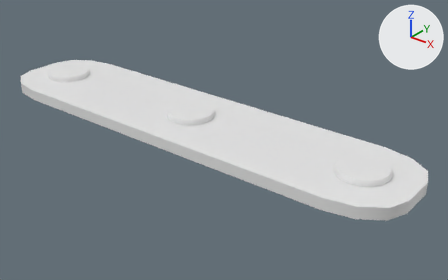
Before and after pictures for a commit that changed the FBX model Assets/ART/Models/Enviroment/Difficulties/diff_9.1.fbx.
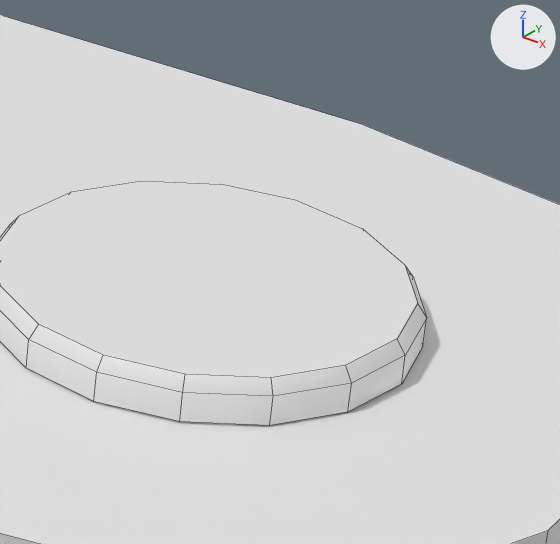
The first picture shows the older version from a 50 mm lens placed at (12.71, -14.13, 8.0), pointed at (1.06, 0.44, -1.03). The close-ups show the older and then the newer version on the part from 75% to 92% of the width and 47% to 72% of the height of that picture. Only the edits that show in the close-ups are written down. The axes (+X, +Y, +Z) are drawn at upper right. The lights are the same throughout. The close-ups show mesh edges as thin lines. Where no turn or scale is listed for an object, it has been applied to the vertices.
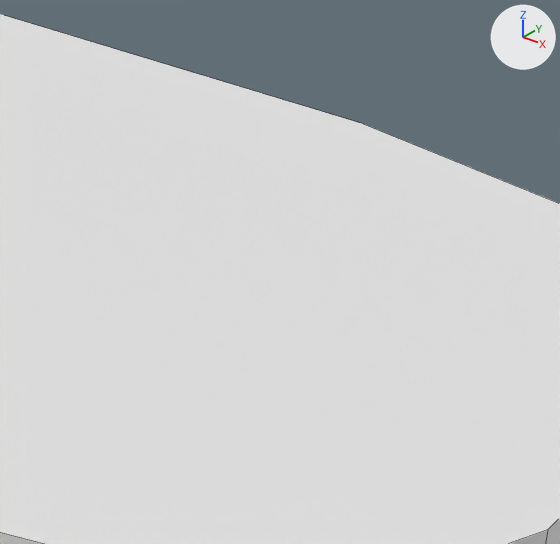
Boxes [x1, y1, x2, y2] around the edits, measured in the close-ups (560 x 544 px):
'Cube.013', reshaped, moved: before [0, 15, 560, 544]; after [0, 14, 560, 544]
part 1 of me_cube_013, deleted: before [0, 181, 427, 426]

Diff of the bpy script that builds the scene:
```diff
--- a/Assets/ART/Models/Enviroment/Difficulties/diff_9.1.fbx.py
+++ b/Assets/ART/Models/Enviroment/Difficulties/diff_9.1.fbx.py
@@ me_cube_013 @@
 # used by ob_cube_013; location = (0.0, 0.0, 0.0)
-me_cube_013.from_pydata(...)  # 176 vertices, 116 faces; spans x -7.9..7.9, y -1.9..1.9, z -0.7..-0.1
+me_cube_013.from_pydata(...)  # 32 vertices, 17 faces; spans x -7.9..7.9, y -1.9..1.9, z -0.7..-0.3
+# me_cube_013 part 1: the loose piece of 48 vertices spanning x 5.5..7.1, y -0.8..0.8, z -0.3..-0.1 is deleted
+# other edits to the shape of me_cube_013 do not show in these pictures
 me_cube_013.materials.append(mat_material_031)
@@ ob_cube_013 @@
 ob_cube_013 = bpy.data.objects.new('Cube.013', me_cube_013)
-ob_cube_013.location = (0.0, 0.0, 0.0)
+ob_cube_013.location = (0.0, 0.0, 0.004)
```
